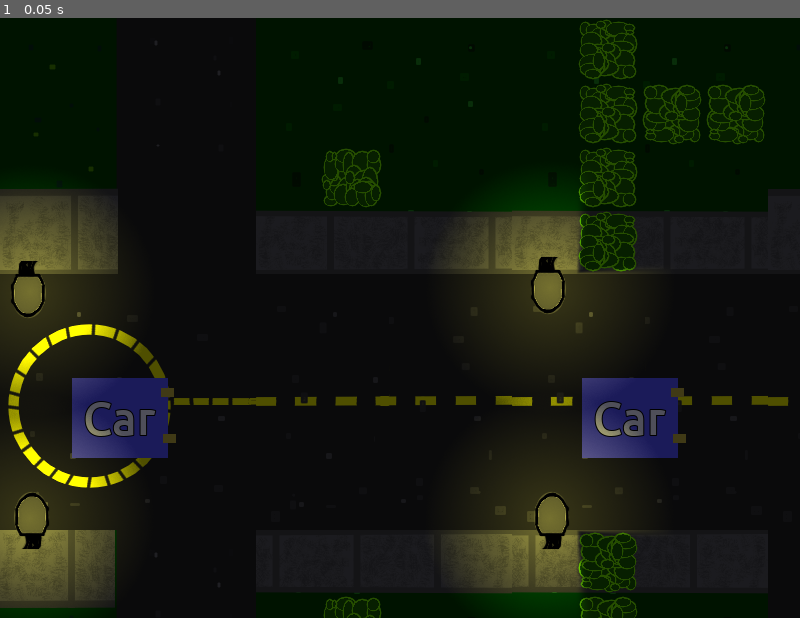
Above: before the commit, frame 1.
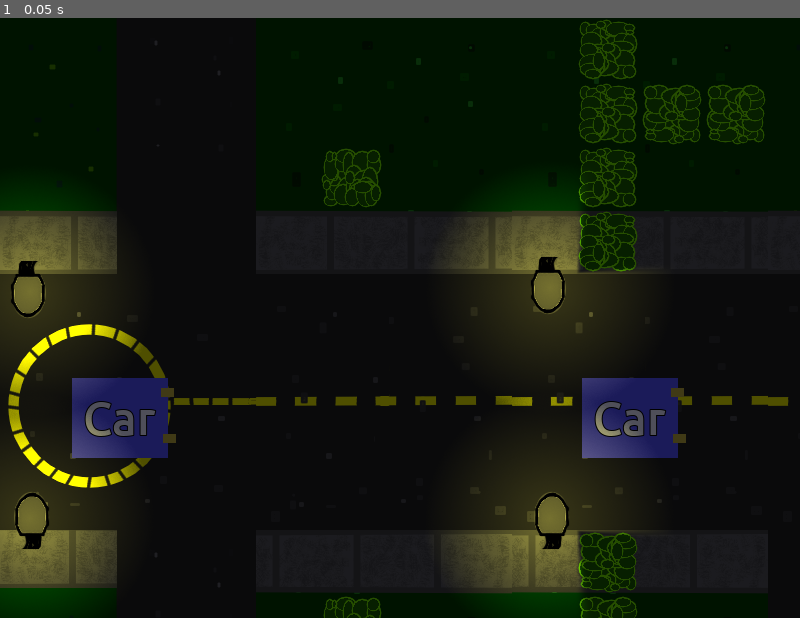
Above: after the commit, the same moment.

Repository: FugitiveTheGame/Fugitive
Game: Godot game, scene res://maps/map_02/Map_02.tscn
Same seed, same stepped clock (60 frames per second), same inputs: the game is played once before the commit and once after it. This scene is started directly instead of the project's main scene.
Inputs:
- Up to frame 1 (0.05 s): no input

The runs differ from the first frame. In frame 1, 1.1% of the frame differs, in the area x 0-100%, y 28-99%.

Commit message:
updated driveway tiles

Diff:
--- a/maps/tilesets/neighborhood/ground.tres
+++ b/maps/tilesets/neighborhood/ground.tres
@@ -13,98 +13,98 @@
 [ext_resource path="res://maps/tilesets/neighborhood/sidewalk_corner_inner.png" type="Texture" id=11]
 [ext_resource path="res://maps/tilesets/neighborhood/driveway_00b.png" type="Texture" id=12]
 
-[sub_resource type="NavigationPolygon" id=24]
-vertices = PoolVector2Array( 0, 0, 256, 0, 256, 256, 0, 256 )
-polygons = [ PoolIntArray( 0, 1, 2, 3 ) ]
-
-[sub_resource type="NavigationPolygon" id=25]
-vertices = PoolVector2Array( 0, 0, 256, 0, 256, 256, 0, 256 )
-polygons = [ PoolIntArray( 0, 1, 2, 3 ) ]
-
-[sub_resource type="NavigationPolygon" id=26]
-vertices = PoolVector2Array( 0, 0, 256, 0, 256, 256, 0, 256 )
-polygons = [ PoolIntArray( 0, 1, 2, 3 ) ]
-
-[sub_resource type="NavigationPolygon" id=27]
-vertices = PoolVector2Array( 0, 0, 256, 0, 256, 256, 0, 256 )
-polygons = [ PoolIntArray( 0, 1, 2, 3 ) ]
-
-[sub_resource type="NavigationPolygon" id=28]
-vertices = PoolVector2Array( 0, 0, 256, 0, 256, 256, 0, 256 )
-polygons = [ PoolIntArray( 0, 1, 2, 3 ) ]
-
 [sub_resource type="NavigationPolygon" id=1]
 vertices = PoolVector2Array( 0, 0, 256, 0, 256, 256, 0, 256 )
 polygons = [ PoolIntArray( 0, 1, 2, 3 ) ]
 
-[sub_resource type="ConvexPolygonShape2D" id=2]
+[sub_resource type="NavigationPolygon" id=2]
+vertices = PoolVector2Array( 0, 0, 256, 0, 256, 256, 0, 256 )
+polygons = [ PoolIntArray( 0, 1, 2, 3 ) ]
+
+[sub_resource type="NavigationPolygon" id=3]
+vertices = PoolVector2Array( 0, 0, 256, 0, 256, 256, 0, 256 )
+polygons = [ PoolIntArray( 0, 1, 2, 3 ) ]
+
+[sub_resource type="NavigationPolygon" id=4]
+vertices = PoolVector2Array( 0, 0, 256, 0, 256, 256, 0, 256 )
+polygons = [ PoolIntArray( 0, 1, 2, 3 ) ]
+
+[sub_resource type="NavigationPolygon" id=5]
+vertices = PoolVector2Array( 0, 0, 256, 0, 256, 256, 0, 256 )
+polygons = [ PoolIntArray( 0, 1, 2, 3 ) ]
+
+[sub_resource type="NavigationPolygon" id=6]
+vertices = PoolVector2Array( 0, 0, 256, 0, 256, 256, 0, 256 )
+polygons = [ PoolIntArray( 0, 1, 2, 3 ) ]
+
+[sub_resource type="ConvexPolygonShape2D" id=7]
 points = PoolVector2Array( 256, 0, 256, 256, 224, 256, 224, 32, 0, 32, 0, 0 )
 
-[sub_resource type="ConvexPolygonShape2D" id=3]
+[sub_resource type="ConvexPolygonShape2D" id=8]
 points = PoolVector2Array( 0, 224, 32, 224, 32, 256, 0, 256 )
 
-[sub_resource type="NavigationPolygon" id=4]
-vertices = PoolVector2Array( 0, 0, 256, 0, 256, 256, 0, 256 )
-polygons = [ PoolIntArray( 0, 1, 2, 3 ) ]
-
-[sub_resource type="ConvexPolygonShape2D" id=5]
+[sub_resource type="NavigationPolygon" id=9]
+vertices = PoolVector2Array( 0, 0, 256, 0, 256, 256, 0, 256 )
+polygons = [ PoolIntArray( 0, 1, 2, 3 ) ]
+
+[sub_resource type="ConvexPolygonShape2D" id=10]
 points = PoolVector2Array( 32, 0, 32, 32, 0, 32, 0, 0 )
 
-[sub_resource type="ConvexPolygonShape2D" id=6]
+[sub_resource type="ConvexPolygonShape2D" id=11]
 points = PoolVector2Array( 32, 224, 32, 256, 0, 256, 0, 224 )
 
-[sub_resource type="ConvexPolygonShape2D" id=7]
+[sub_resource type="ConvexPolygonShape2D" id=12]
 points = PoolVector2Array( 224, 0, 256, 0, 256, 256, 224, 256 )
 
-[sub_resource type="NavigationPolygon" id=8]
+[sub_resource type="NavigationPolygon" id=13]
 vertices = PoolVector2Array( 0, 32, 224, 32, 224, 256, 32, 256, 32, 224, 0, 224 )
 polygons = [ PoolIntArray( 0, 1, 2, 3, 4, 5 ) ]
 
-[sub_resource type="ConvexPolygonShape2D" id=9]
+[sub_resource type="ConvexPolygonShape2D" id=14]
 points = PoolVector2Array( 0, 224, 32, 224, 32, 256, 0, 256 )
 
-[sub_resource type="ConvexPolygonShape2D" id=10]
+[sub_resource type="ConvexPolygonShape2D" id=15]
 points = PoolVector2Array( 0, 0, 256, 0, 256, 256, 224, 256, 224, 32, 0, 32 )
 
-[sub_resource type="NavigationPolygon" id=11]
-vertices = PoolVector2Array( 0, 0, 256, 0, 256, 256, 0, 256 )
-polygons = [ PoolIntArray( 0, 1, 2, 3 ) ]
-
-[sub_resource type="ConvexPolygonShape2D" id=12]
+[sub_resource type="NavigationPolygon" id=16]
+vertices = PoolVector2Array( 0, 0, 256, 0, 256, 256, 0, 256 )
+polygons = [ PoolIntArray( 0, 1, 2, 3 ) ]
+
+[sub_resource type="ConvexPolygonShape2D" id=17]
 points = PoolVector2Array( 0, 0, 32, 0, 32, 32, 0, 32 )
 
-[sub_resource type="ConvexPolygonShape2D" id=13]
+[sub_resource type="ConvexPolygonShape2D" id=18]
 points = PoolVector2Array( 224, 0, 256, 0, 256, 32, 224, 32 )
 
-[sub_resource type="ConvexPolygonShape2D" id=14]
+[sub_resource type="ConvexPolygonShape2D" id=19]
 points = PoolVector2Array( 224, 224, 256, 224, 256, 256, 224, 256 )
 
-[sub_resource type="ConvexPolygonShape2D" id=15]
+[sub_resource type="ConvexPolygonShape2D" id=20]
 points = PoolVector2Array( 0, 224, 32, 224, 32, 256, 0, 256 )
 
-[sub_resource type="NavigationPolygon" id=16]
-vertices = PoolVector2Array( 0, 0, 256, 0, 256, 256, 0, 256 )
-polygons = [ PoolIntArray( 0, 1, 2, 3 ) ]
-
-[sub_resource type="ConvexPolygonShape2D" id=17]
+[sub_resource type="NavigationPolygon" id=21]
+vertices = PoolVector2Array( 0, 0, 256, 0, 256, 256, 0, 256 )
+polygons = [ PoolIntArray( 0, 1, 2, 3 ) ]
+
+[sub_resource type="ConvexPolygonShape2D" id=22]
 points = PoolVector2Array( 0, 0, 32, 0, 32, 256, 0, 256 )
 
-[sub_resource type="ConvexPolygonShape2D" id=18]
+[sub_resource type="ConvexPolygonShape2D" id=23]
 points = PoolVector2Array( 224, 0, 256, 0, 256, 256, 224, 256 )
 
-[sub_resource type="NavigationPolygon" id=19]
-vertices = PoolVector2Array( 0, 0, 256, 0, 256, 256, 0, 256 )
-polygons = [ PoolIntArray( 0, 1, 2, 3 ) ]
-
-[sub_resource type="NavigationPolygon" id=20]
-vertices = PoolVector2Array( 0, 0, 256, 0, 256, 256, 0, 256 )
-polygons = [ PoolIntArray( 0, 1, 2, 3 ) ]
-
-[sub_resource type="NavigationPolygon" id=21]
-vertices = PoolVector2Array( 0, 0, 256, 0, 256, 256, 0, 256 )
-polygons = [ PoolIntArray( 0, 1, 2, 3 ) ]
-
-[sub_resource type="ConvexPolygonShape2D" id=22]
+[sub_resource type="NavigationPolygon" id=24]
+vertices = PoolVector2Array( 0, 0, 256, 0, 256, 256, 0, 256 )
+polygons = [ PoolIntArray( 0, 1, 2, 3 ) ]
+
+[sub_resource type="NavigationPolygon" id=25]
+vertices = PoolVector2Array( 0, 0, 256, 0, 256, 256, 0, 256 )
+polygons = [ PoolIntArray( 0, 1, 2, 3 ) ]
+
+[sub_resource type="NavigationPolygon" id=26]
+vertices = PoolVector2Array( 0, 0, 256, 0, 256, 256, 0, 256 )
+polygons = [ PoolIntArray( 0, 1, 2, 3 ) ]
+
+[sub_resource type="ConvexPolygonShape2D" id=27]
 points = PoolVector2Array( 0, 0, 256, 0, 256, 256, 224, 256, 224, 32, 32, 32, 32, 256, 0, 256 )
 
 [resource]
Binary file changed: maps/tilesets/neighborhood/driveway_00a.png
Binary file changed: maps/tilesets/neighborhood/driveway_00b.png
Not shown: 13 places in maps/tilesets/neighborhood/ground.tres that only renumber resources
